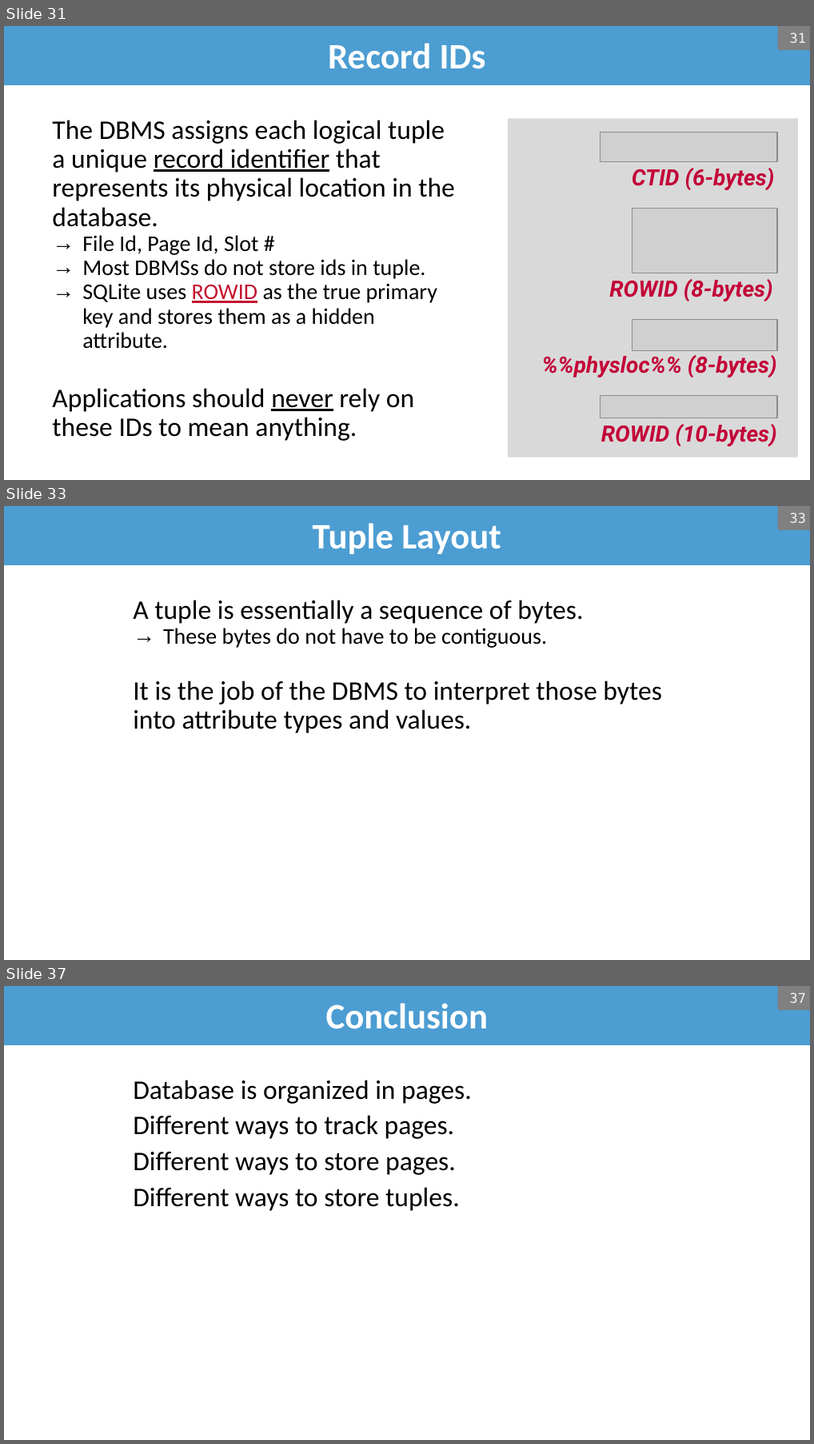
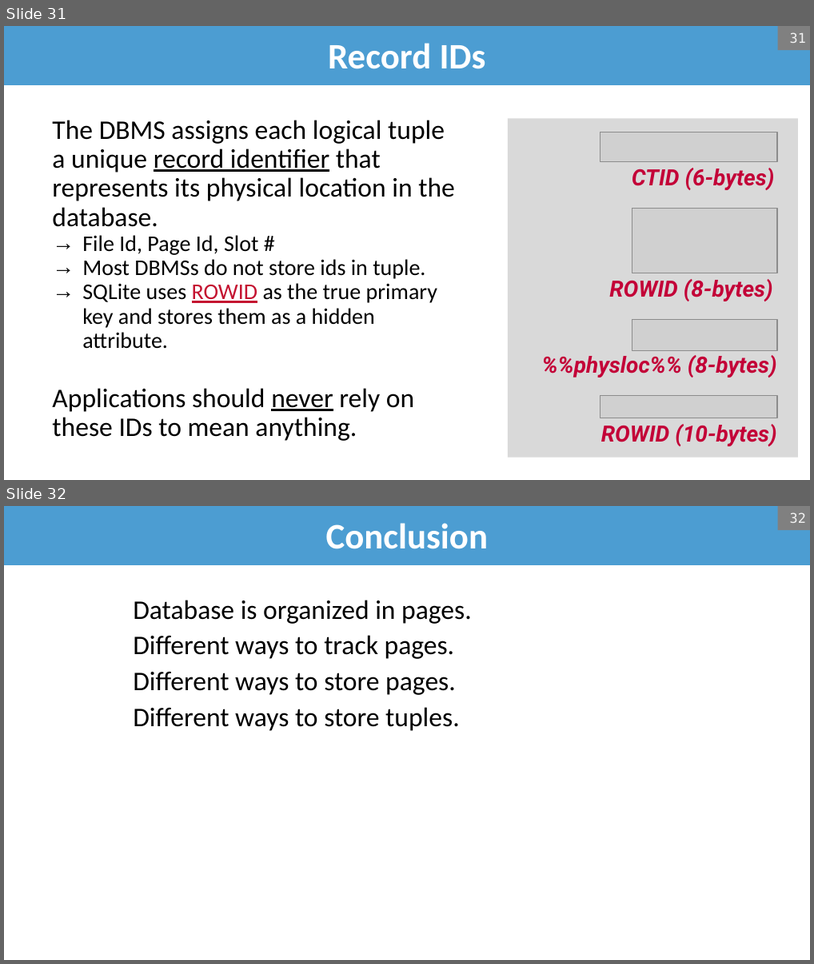
Before and after one commit to bsb20/bsb20.github.io, a slide deck: docs/421_f26/lectures/L3.pptx. Shown one above the other, each under a label of ours: slides 31, 33 and 37 before the commit, slides 31 and 32 after it; the slides between them are not shown. The pictures are 814x1444 and 814x964 pixels, drawn with LibreOffice and Linux fonts; fonts in the diff are those of the drawing; grey boxes stand for pictures; background and template pictures are left out. Boxes give left, top, right and bottom in pixels: in the first picture for what was removed or moved away, otherwise in the second. Text is boxed around its words. In the diff, an @@ line names an element or a change of style, - is before the commit and + after.

```diff
--- a/docs/421_f26/lectures/L3.pptx
+++ b/docs/421_f26/lectures/L3.pptx
@@ slide 33 removed at (x1=4, y1=506, x2=810, y2=960), background #FFFFFF @@
@@ title removed at (x1=4, y1=506, x2=810, y2=565) @@
-Tuple Layout
@@ page number removed at (x1=778, y1=506, x2=810, y2=530) @@
-33
@@ text removed at (x1=133, y1=600, x2=662, y2=733) @@
-A tuple is essentially a sequence of bytes.
-  → These bytes do not have to be contiguous.
-It is the job of the DBMS to interpret those bytes into attribute types and values.
@@ what was slide 37 is now slide 32 @@
@@ page number at (x1=790, y1=512, x2=806, y2=523): text changed @@
-37
+32
```
Also in this commit, not shown: 4 other slides removed, 3 other files.
